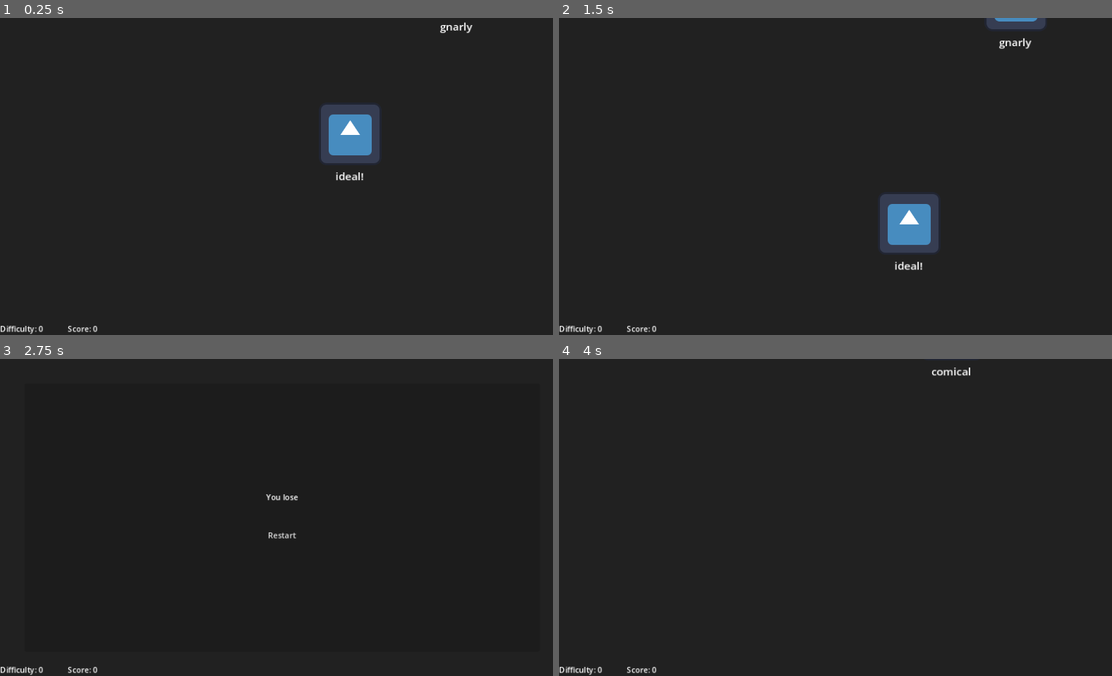
Above: before the commit, frames 1-4 (two rows, left to right).
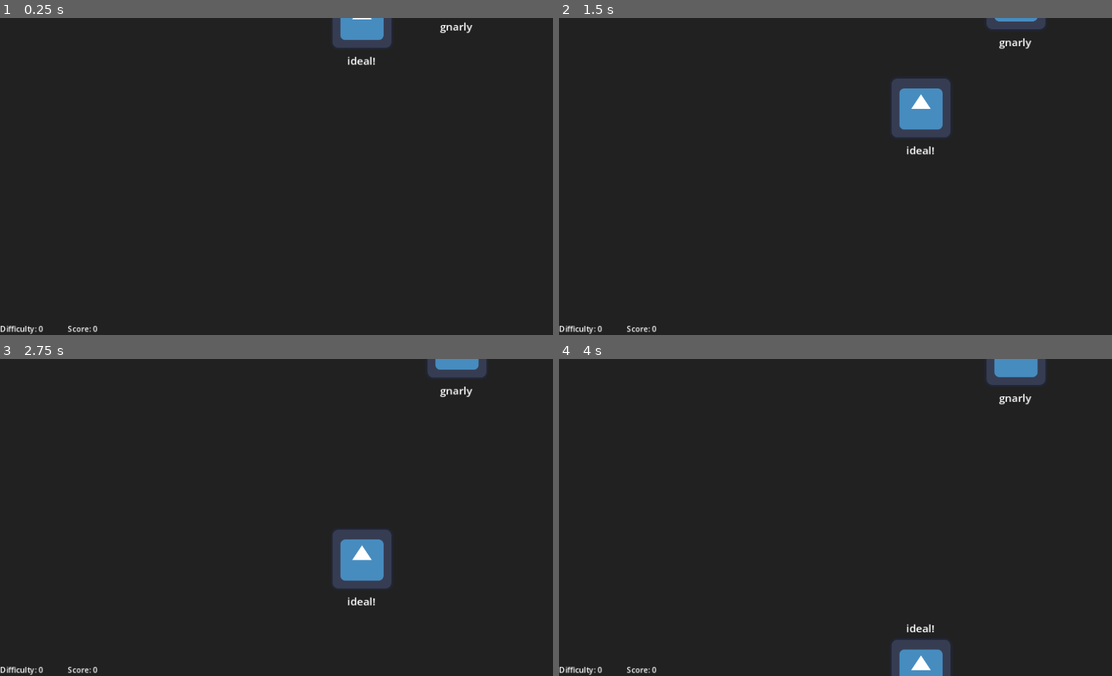
Above: after the commit, the same moments.

Repository: cx-yang/AcerolaJam-XavierYang
Game: Godot game, scene res://main/main.tscn
Same seed, same stepped clock (60 frames per second), same inputs: the game is played once before the commit and once after it. The engine's default icon, where the game draws it, is replaced by a stand-in: a white triangle on a blue panel in a dark square.
Inputs (mouse positions are in pixels of both pictures, inside the frame that each line leads up to):
- Up to frame 1 (0.25 s): no input
- Up to frame 2 (1.5 s): tap Enter at 0.5 s
- Up to frame 3 (2.75 s): no input
- Up to frame 4 (4 s): click (841, 536) at 2.75 s, where only the run before the commit has a clickable "Restart"

The runs differ from the first frame. In frame 1, 3.1% of the frame differs, in the area x 58-71%, y 0-52%; in frame 2, 4.1%, in the area x 58-71%, y 19-80%; in frame 3, 2.9%; in frame 4, 2.4%.

Commit message:
Prompts from enemies will move above the sprite when they reach the lower  part of the screen

Diff:
--- a/enemy/easy_happy_enemy.gd
+++ b/enemy/easy_happy_enemy.gd
@@ -2,6 +2,7 @@
 
 func _ready():
 	SignalManager.difficulty_increased.connect(handle_difficulty_increase)
+	SignalManager.move_prompt_position.connect(move_prompt_position)
 	set_happy_prompt()
 
 func _physics_process(delta: float) -> void:
--- a/enemy/enemy_base.gd
+++ b/enemy/enemy_base.gd
@@ -18,6 +18,7 @@
 
 func _ready():
 	SignalManager.difficulty_increased.connect(handle_difficulty_increase)
+	SignalManager.move_prompt_position.connect(move_prompt_position)
 	set_happy_prompt()
 
 func _physics_process(delta: float) -> void:
@@ -25,6 +26,7 @@
 		global_position.y += initial_speed
 	else:
 		global_position.y += speed
+
 
 func get_prompt() -> String:
 	return prompt_text
@@ -63,3 +65,6 @@
 func _on_action_timer_timeout():
 	initial_speed = 0.2
 	is_on_screen = true
+
+func move_prompt_position() -> void:
+	prompt.position.y -= 170
--- a/main/main.gd
+++ b/main/main.gd
@@ -113,3 +113,7 @@
 func _on_area_2d_body_entered(body):
 	game_over()
 	menu_ui.game_over()
+
+
+func _on_prompt_move_area_body_entered(body):
+	body.move_prompt_position()
--- a/main/main.tscn
+++ b/main/main.tscn
@@ -7,6 +7,9 @@
 
 [sub_resource type="RectangleShape2D" id="RectangleShape2D_lhyef"]
 size = Vector2(1184, 20)
+
+[sub_resource type="RectangleShape2D" id="RectangleShape2D_wpeto"]
+size = Vector2(1182.5, 20)
 
 [node name="Main" type="Node2D"]
 script = ExtResource("1_h8aja")
@@ -47,7 +50,7 @@
 [node name="EnemyContainer" parent="." instance=ExtResource("2_0h28o")]
 
 [node name="EnemyBase" parent="EnemyContainer" instance=ExtResource("2_goikc")]
-position = Vector2(715, 222)
+position = Vector2(739, -14)
 blue = Color(0.27451, 0.509804, 0.705882, 1)
 green = Color(0.388235, 0.592157, 0.396078, 1)
 red = Color(0.65098, 0.329412, 0.333333, 1)
@@ -60,13 +63,21 @@
 
 [node name="MenuUI" parent="." instance=ExtResource("4_6wlta")]
 
-[node name="Area2D" type="Area2D" parent="."]
-position = Vector2(-3, 699)
+[node name="GameOverArea" type="Area2D" parent="."]
+position = Vector2(-7, 774)
 
-[node name="CollisionShape2D" type="CollisionShape2D" parent="Area2D"]
+[node name="CollisionShape2D" type="CollisionShape2D" parent="GameOverArea"]
 position = Vector2(582, 0)
 shape = SubResource("RectangleShape2D_lhyef")
 
+[node name="PromptMoveArea" type="Area2D" parent="."]
+position = Vector2(-5, 699)
+
+[node name="CollisionShape2D" type="CollisionShape2D" parent="PromptMoveArea"]
+position = Vector2(583.75, -180)
+shape = SubResource("RectangleShape2D_wpeto")
+
 [connection signal="timeout" from="SpawnTimer" to="." method="_on_spawn_timer_timeout"]
 [connection signal="timeout" from="DifficultyTimer" to="." method="_on_difficulty_timer_timeout"]
-[connection signal="body_entered" from="Area2D" to="." method="_on_area_2d_body_entered"]
+[connection signal="body_entered" from="GameOverArea" to="." method="_on_area_2d_body_entered"]
+[connection signal="body_entered" from="PromptMoveArea" to="." method="_on_prompt_move_area_body_entered"]
--- a/singletons/signal_manager.gd
+++ b/singletons/signal_manager.gd
@@ -7,3 +7,5 @@
 
 signal start_game()
 signal game_over()
+
+signal move_prompt_position()
Not shown: 1 places in main/main.tscn that only renumber resources
